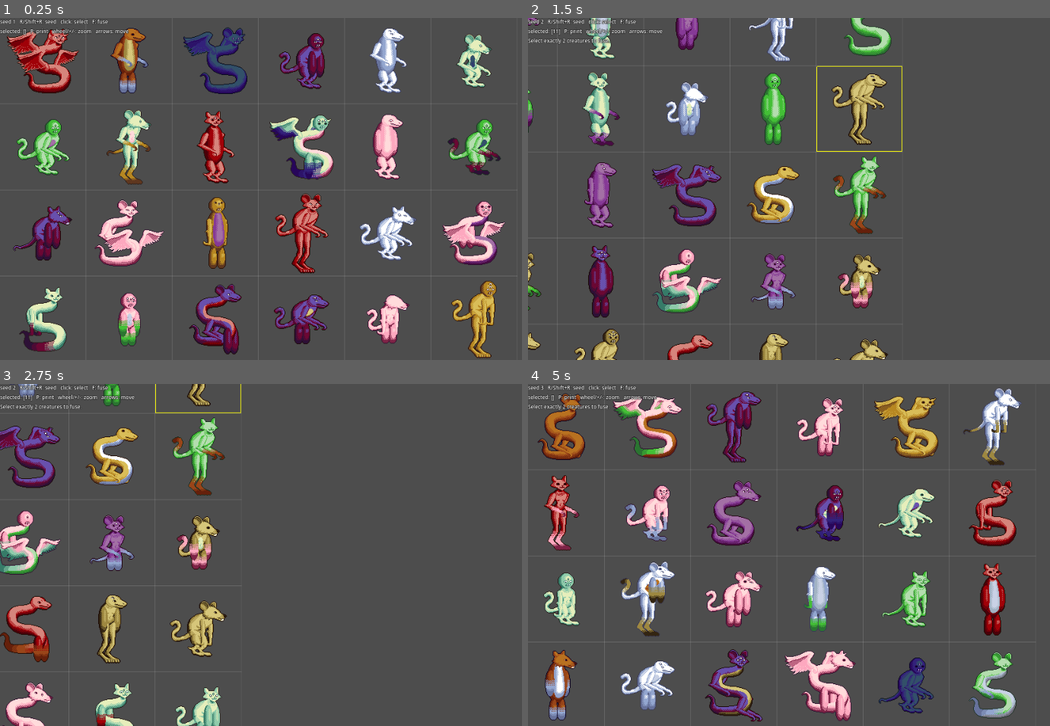
Above: before the commit, frames 1-4 (two rows, left to right).
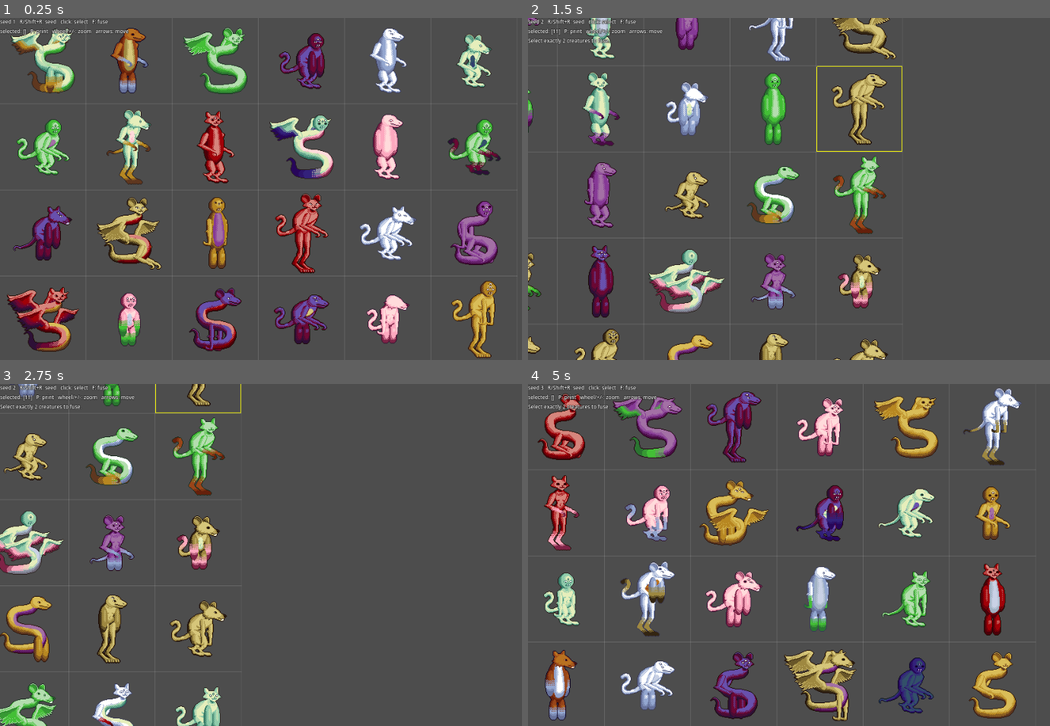
Above: after the commit, the same moments.

Repository: KT0mi/creature_feature_test
Game: Godot game, scene res://debug/creature_lab.tscn
Two runs of this game, one before a commit and one after it. Both use one fixed random seed, a clock stepped at 60 frames per second and the inputs below.
Inputs (mouse positions are in pixels of both pictures, inside the frame that each line leads up to):
- Up to frame 1 (0.25 s): no input
- Up to frame 2 (1.5 s): tap Enter at 0.5 s; move the mouse to (966, 171) at 0.52 s; hold Right 0.53-1.28 s; tap R at 0.6 s; click (966, 171) at 0.67 s; move the mouse to (710, 206) at 1.27 s; hold Down from 1.28 s (still down); tap F at 1.35 s
- Up to frame 3 (2.75 s): move the mouse to (365, 479) at 2.02 s; release Down at 2.03 s; hold Right from 2.03 s (still down); tap P at 2.1 s
- Up to frame 4 (5 s): move the mouse to (799, 623) at 2.77 s; release Right at 2.78 s; hold Up 2.78-3.53 s; tap R at 2.85 s; click (799, 623) at 2.92 s; move the mouse to (1013, 606) at 3.52 s; hold Left from 3.53 s (still down); tap F at 3.6 s; move the mouse to (648, 503) at 4.27 s; tap P at 4.35 s

The runs differ from the first frame. In frame 1, 8.2% of the frame differs, in the area x 1-97%, y 2-99%; in frame 2, 4.6%; in frame 3, 5.1%; in frame 4, 7.9%.

Commit message:
Add per-socket type weights
A socket that accepts several types (e.g. arm and wing) can now say how
likely each type is, without changing the parts' own weights.

- PartSocket.type_weights: type -> relative weight (unlisted = 1.0).
- New parts are picked in two steps: a type by the socket's type
  weights (only types with a fitting part), then a part of that type by
  part weight. Used by generation, mutation and fusion fill-ins.
- Sockets with a single accepted type use no extra random roll, so
  existing seeds give the same creatures.
- Registry warns about weights for types the socket doesn't accept and
  reports negative weights.

Co-Authored-By: Claude Opus 5.5 <noreply@anthropic.com>
Claude-Session: https://claude.ai/code/session_01Gne6yNEmbKKtwxsYHene36

Diff:
--- a/core/creature_generator.gd
+++ b/core/creature_generator.gd
@@ -78,10 +78,10 @@
 		# later changes as few existing seeds as possible.
 		if rng.randf() >= socket.chance:
 			continue
-		var candidates: Array[PartDef] = registry.candidates_for(socket)
-		if candidates.is_empty():
-			continue
-		node.children[socket.name] = grow(_weighted_pick(candidates), depth + 1)
+		var picked := _pick_for_socket(socket)
+		if picked == null:
+			continue
+		node.children[socket.name] = grow(picked, depth + 1)
 	return node
 
 
@@ -185,9 +185,9 @@
 			# Neither parent has anything for this socket: occasionally grow
 			# something new (this is one way new traits appear).
 			if rng.randf() < socket.chance * MUTATION_FILL:
-				var candidates: Array[PartDef] = registry.candidates_for(socket)
-				if not candidates.is_empty():
-					node.children[socket.name] = grow(_weighted_pick(candidates), depth + 1)
+				var picked := _pick_for_socket(socket)
+				if picked != null:
+					node.children[socket.name] = grow(picked, depth + 1)
 			continue
 		if donors.size() >= 2 and rng.randf() < 0.5:
 			# Mix inside: e.g. arm from A, hand from B, claws from either.
@@ -216,15 +216,48 @@
 		if socket.copy_from != &"":
 			continue  # handled by _refresh_copies below
 		if rng.randf() < MUTATION_REGROW:
-			var candidates: Array[PartDef] = registry.candidates_for(socket)
-			if not candidates.is_empty():
-				node.children[socket.name] = grow(_weighted_pick(candidates), depth + 1)
+			var picked := _pick_for_socket(socket)
+			if picked != null:
+				node.children[socket.name] = grow(picked, depth + 1)
 				continue
 		mutate(node.children[socket.name], depth + 1)
 	_refresh_copies(node)
 
 
 # ------------------------------------------------------------------- helpers
+
+## Picks a NEW part for `socket`, in two steps:
+##   1. a type, by the socket's type_weights (only among accepted types
+##      that have at least one part fitting the socket, so a type with no
+##      parts yet never "wastes" a pick);
+##   2. a part of that type, by the parts' own `weight`.
+## Returns null if nothing fits.
+func _pick_for_socket(socket: PartSocket) -> PartDef:
+	var candidates: Array[PartDef] = registry.candidates_for(socket)
+	if candidates.is_empty():
+		return null
+	# Group candidates by type, in accepts_type order (deterministic).
+	var types: Array[StringName] = []
+	var by_type := {}
+	for part in candidates:
+		if not by_type.has(part.type):
+			types.append(part.type)
+			by_type[part.type] = []
+		by_type[part.type].append(part)
+	var total := 0.0
+	for t in types:
+		total += socket.type_weight(t)
+	var chosen: StringName = types[0]
+	if types.size() > 1 and total > 0.0:
+		var r := rng.randf() * total
+		chosen = types[-1]  # floating point safety net
+		for t in types:
+			r -= socket.type_weight(t)
+			if r < 0.0:
+				chosen = t
+				break
+	return _weighted_pick(by_type[chosen])
+
 
 ## Picks one item from `options` with probability proportional to its
 ## `weight` property.
--- a/core/part_registry.gd
+++ b/core/part_registry.gd
@@ -149,6 +149,14 @@
 			push_warning("%s: socket '%s' has use_counterpart but no copy_from; it does nothing."
 				% [where, socket_name])
 
+		for t in socket.type_weights:
+			if not socket.accepts_type.has(t):
+				push_warning("%s: socket '%s' has a type weight for '%s', which it doesn't accept."
+					% [where, socket_name, t])
+			elif socket.type_weights[t] < 0.0:
+				push_error("%s: socket '%s' has a negative weight for '%s'."
+					% [where, socket_name, t])
+
 		for other in socket.requires:
 			if not earlier.has(StringName(other)):
 				push_error("%s: socket '%s' requires '%s', which must be a socket listed above it."
--- a/core/part_socket.gd
+++ b/core/part_socket.gd
@@ -12,6 +12,16 @@
 
 ## Only parts whose PartDef.type equals this can be plugged in here.
 @export var accepts_type: PackedStringArray
+
+## Optional: how likely each accepted TYPE is, relative to the others,
+## when this socket picks a new part. e.g. accepts_type = ["arm", "wing"]
+## with type_weights = {arm: 1.0, wing: 0.1} gives a wing about 1 time in 11.
+## A type that isn't listed here counts as 1.0. Leave it empty for "all
+## types equally likely". The parts' own `weight` then picks WHICH part of
+## the chosen type, so rarity per socket doesn't touch the part's weight.
+## Only used when a part is newly picked (generation, mutation, filling an
+## empty socket in fusion); parts inherited through fusion ignore it.
+@export var type_weights: Dictionary[StringName, float] = {}
 
 ## The child part must have ALL of these tags (optional).
 @export var required_tags: PackedStringArray
@@ -67,6 +77,11 @@
 @export var excludes: PackedStringArray
 
 
+## Weight of an accepted type in this socket (1.0 if not listed).
+func type_weight(type: StringName) -> float:
+	return maxf(type_weights.get(type, 1.0), 0.0)
+
+
 ## True if `part` is allowed to be plugged into this socket.
 func accepts(part: PartDef) -> bool:
 	if part == null or not accepts_type.has(part.type):
